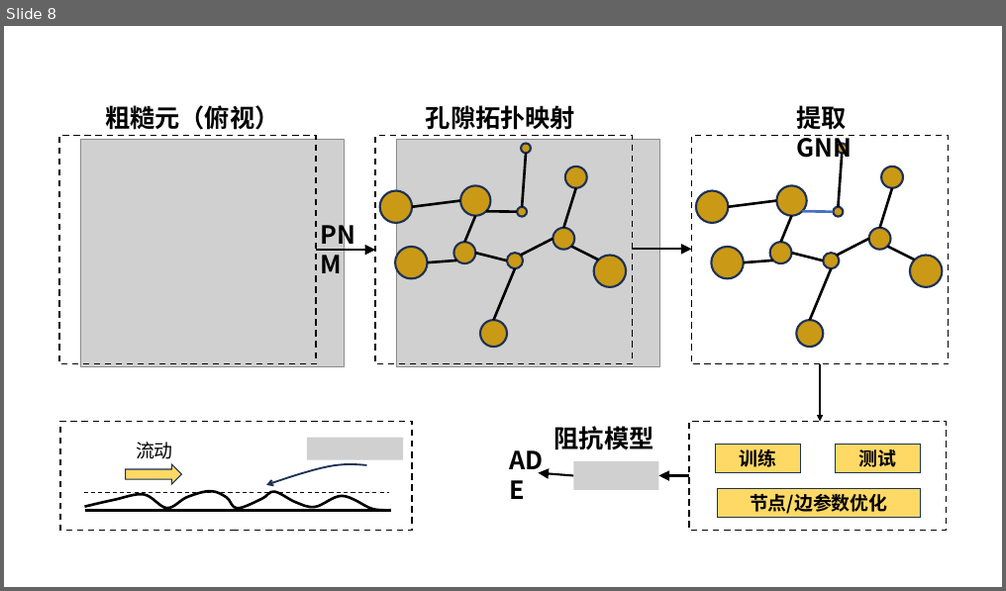
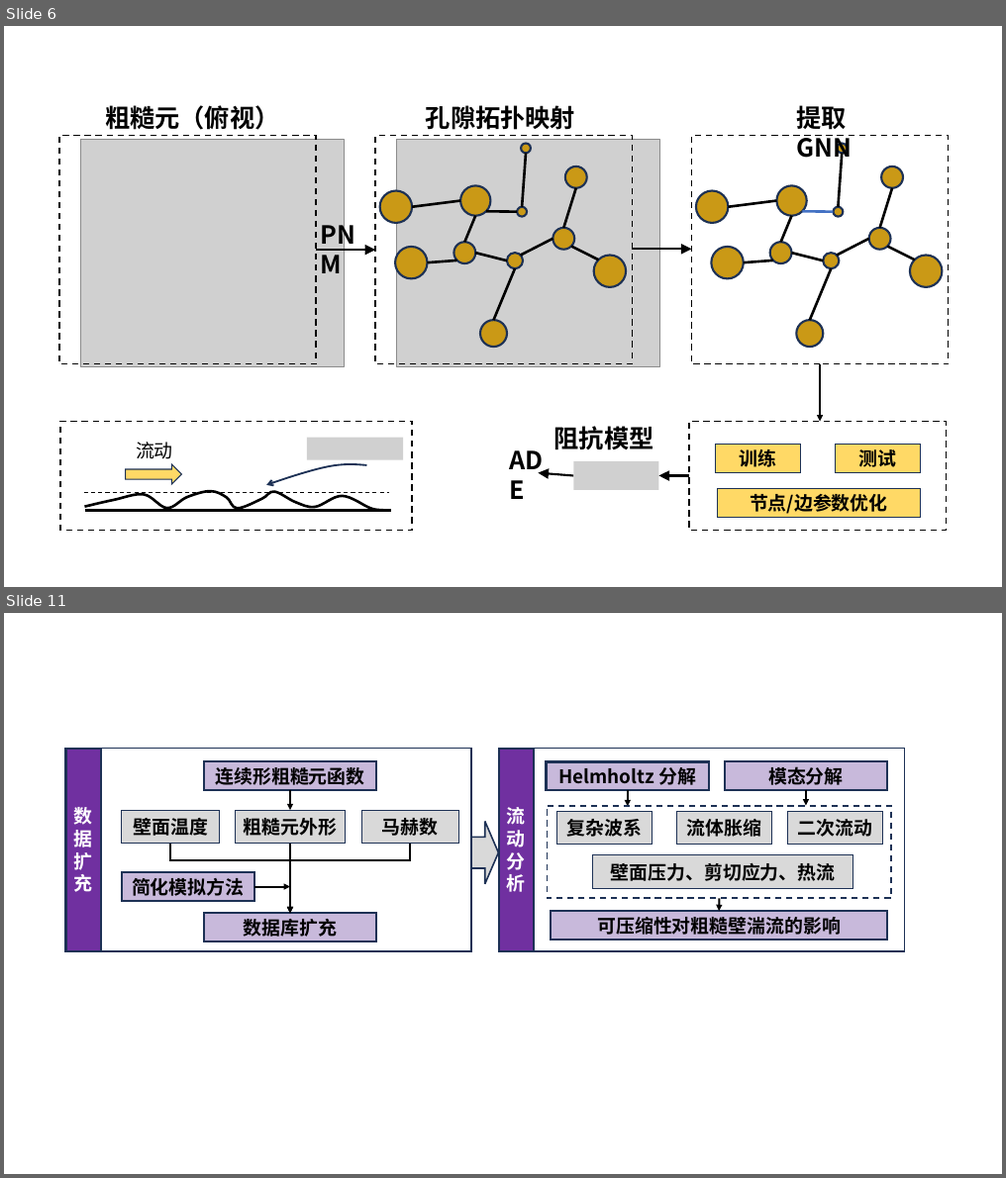
Before and after one commit to ychen0322/research, a slide deck: 2026青年基金/figs/技术路线图.pptx. Shown one above the other, each under a label of ours: slide 8 before the commit, slides 6 and 11 after it; the slides between them are not shown. The pictures are 1006x591 and 1006x1178 pixels, drawn with LibreOffice and Linux fonts; fonts in the diff are those of the drawing; grey boxes stand for pictures. Boxes give left, top, right and bottom in pixels: in the first picture for what was removed or moved away, otherwise in the second. Text is boxed around its words. In the diff, an @@ line names an element or a change of style, - is before the commit and + after.

```diff
--- a/2026青年基金/figs/技术路线图.pptx
+++ b/2026青年基金/figs/技术路线图.pptx
@@ slide 11 added at (4, 613, 1002, 1174), background #FFFFFF @@
@@ rounded rectangle added at (66, 749, 101, 953), fill #7030A0, outline #1E3256 2 pt, 18 pt, text #FFFFFF, bold @@
+数据扩充
@@ rounded rectangle added at (101, 749, 471, 953), outline #1E3256 1.5 pt @@
@@ rounded rectangle added at (204, 761, 377, 790), fill #C8B9DB, outline #1E3256 2 pt, 18 pt, text #000000, bold @@
+连续形粗糙元函数
@@ arrow added from (290, 790) to (290, 810), #000000 2 pt @@
@@ rounded rectangle added at (122, 810, 219, 843), fill #D9D9D9, outline #1E3256 1 pt, 18 pt, text #000000, bold @@
+壁面温度
@@ rounded rectangle added at (235, 810, 346, 843), fill #D9D9D9, outline #1E3256 1 pt, 18 pt, text #000000, bold @@
+粗糙元外形
@@ rounded rectangle added at (361, 810, 458, 843), fill #D9D9D9, outline #1E3256 1 pt, 18 pt, text #000000, bold @@
+马赫数
@@ elbow arrow added from (170, 844) to (290, 913), #000000 2 pt @@
@@ arrow added from (290, 844) to (290, 913), #000000 2 pt @@
@@ elbow arrow added from (411, 844) to (290, 913), #000000 2 pt @@
@@ down arrow added at (472, 821, 499, 884), fill #D9D9D9, outline #1E3256 1.5 pt @@
@@ rounded rectangle added at (122, 872, 254, 901), fill #C8B9DB, outline #1E3256 2 pt, 18 pt, text #000000, bold @@
+简化模拟方法
@@ arrow added from (254, 887) to (290, 887), #000000 2 pt @@
@@ group added at (499, 749, 905, 953): 10 rounded rectangles, 3 arrows @@
+Helmholtz 分解
+模态分解
+复杂波系
+壁面压力、剪切应力、热流
+流体胀缩
+二次流动
+流动分析
+可压缩性对粗糙壁湍流的影响
@@ rounded rectangle added at (204, 913, 377, 942), fill #C8B9DB, outline #1E3256 2 pt, 18 pt, text #000000, bold @@
+数据库扩充
@@ what was slide 8 is now slide 6 @@
```
Also in this commit, not shown: 4 other slides added, 2 slides removed, 7 other files.
